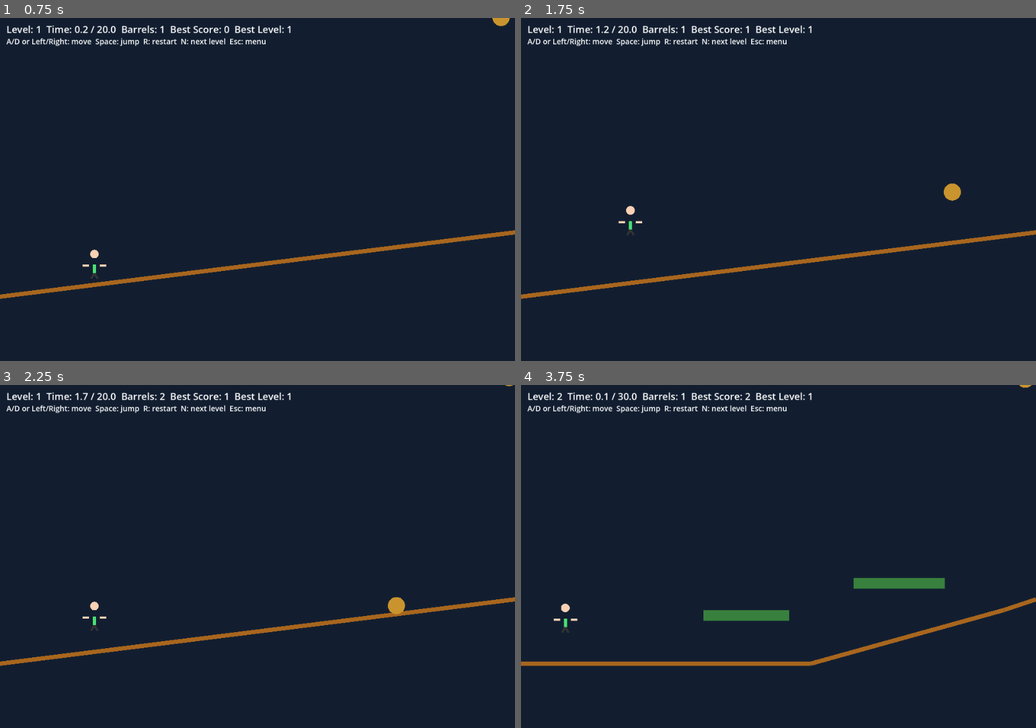
Above: before the commit, frames 1-4 (two rows, left to right).
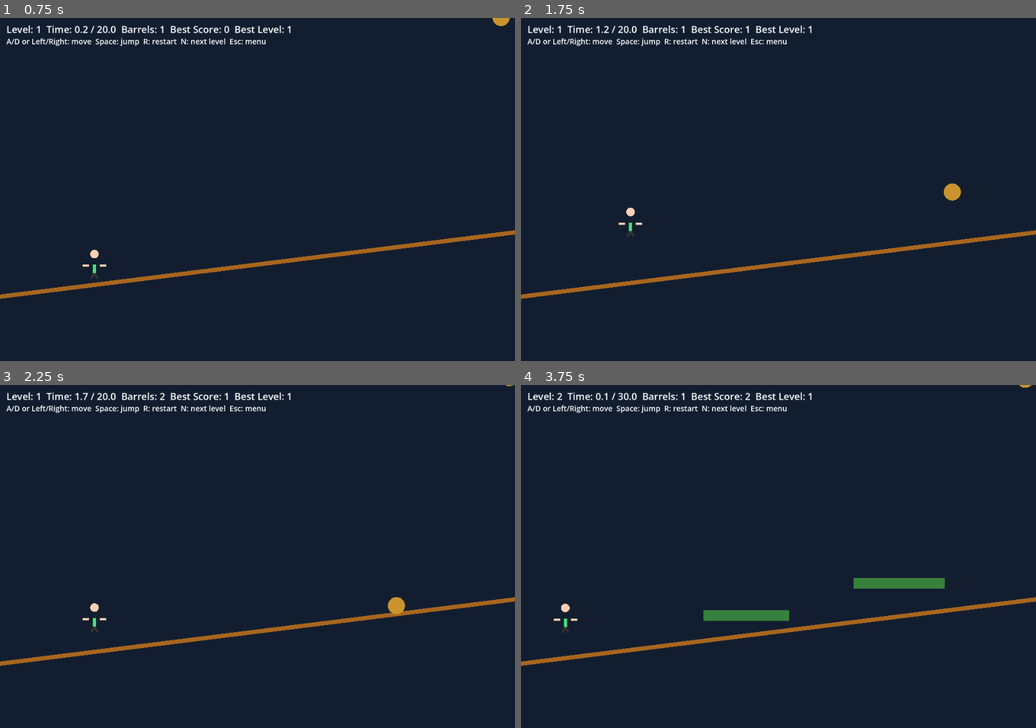
Above: after the commit, the same moments.

Repository: Satutronico/godot_002_Physics
Game: Godot game, scene res://scenes/Menu.tscn
Same seed, same stepped clock (60 frames per second), same inputs: the game is played once before the commit and once after it.
Inputs:
- Up to frame 1 (0.75 s): tap Enter (ui_accept) at 0.5 s; hold D from 0.53 s (still down); hold Space from 0.53 s (still down)
- Up to frame 2 (1.75 s): tap Enter (ui_accept) at 0.77, 0.8, 1.07, 1.35, 1.52 s; release D at 1.28 s; release Space at 1.28 s; hold A from 1.28 s (still down); tap Space at 1.55 s
- Up to frame 3 (2.25 s): tap Enter (ui_accept) at 1.82 s; release A at 2.03 s; hold D from 2.03 s (still down); hold Space from 2.03 s (still down)
- Up to frame 4 (3.75 s): tap Enter (ui_accept) at 2.3, 3.02, 3.32 s; release Space at 2.78 s; tap R at 2.85 s; tap Space at 3.05 s; release D at 3.53 s; hold A from 3.53 s (still down); hold Enter (ui_accept) from 3.53 s (still down); tap N at 3.6 s

Frame 1 is identical in both runs. In frame 2, less than 0.1% of the frame differs, in the area x 18-24%, y 54-64%; in frame 3, less than 0.1%; in frame 4, 2.7%, in the area x 0-100%, y 61-82%.
Error before the commit: Invalid access to property or key 'scancode' on a base object of type 'InputEventKey'. (res://scripts/Game.gd:306)

Commit message:
Bugfix player and barrels dynamics

Diff:
--- a/scripts/Game.gd
+++ b/scripts/Game.gd
@@ -70,16 +70,14 @@
             # Slope down from right to left, barrels roll left naturally
             ground_segments.append({"from": Vector2(960, 400), "to": Vector2(0, 520)})
         2:
-            # Multiple slopes with platforms
-            ground_segments.append({"from": Vector2(0, 520), "to": Vector2(540, 520)})
-            ground_segments.append({"from": Vector2(540, 520), "to": Vector2(900, 420)})
-            ground_segments.append({"from": Vector2(900, 420), "to": Vector2(960, 400)})
+            # Sloped ground from right to left for barrels to roll left across screen
+            ground_segments.append({"from": Vector2(960, 400), "to": Vector2(0, 520)})
             fixed_platforms.append({"pos": Vector2(340, 420), "size": Vector2(160, 20)})
             fixed_platforms.append({"pos": Vector2(620, 360), "size": Vector2(170, 20)})
         3:
-            # Slopes with moving platforms
+            # Slopes with moving platforms, slope from right to left for barrels
             ground_segments.append({"from": Vector2(0, 520), "to": Vector2(500, 520)})
-            ground_segments.append({"from": Vector2(500, 520), "to": Vector2(880, 420)})
+            ground_segments.append({"from": Vector2(880, 420), "to": Vector2(500, 520)})
             ground_segments.append({"from": Vector2(880, 420), "to": Vector2(960, 400)})
             moving_platforms.append({"pos": Vector2(320, 380), "size": Vector2(140, 16), "dir": Vector2(0, 1), "range": Vector2(340, 460), "speed": 100.0})
             moving_platforms.append({"pos": Vector2(620, 300), "size": Vector2(170, 16), "dir": Vector2(1, 0), "range": Vector2(520, 760), "speed": 130.0})
@@ -119,8 +117,20 @@
     if Input.is_key_pressed(KEY_D) or Input.is_key_pressed(KEY_RIGHT):
         input_x += 1.0
 
-    # Direct movement from input (no lerp smoothing for kinematic-only)
-    player.pos.x += input_x * MOVE_SPEED * delta
+    # Movement along ground direction when on ground
+    if player.on_ground:
+        var floor = _floor_info_at_x(player.pos.x)
+        if floor and abs(floor.angle) > 0.01:
+            # On sloped ground, move along slope
+            var slope_dir = Vector2(cos(floor.angle), sin(floor.angle)).normalized()
+            var move_dir = slope_dir if cos(floor.angle) > 0 else -slope_dir
+            player.pos += move_dir * input_x * MOVE_SPEED * delta
+        else:
+            # On flat ground or platform, move horizontally
+            player.pos.x += input_x * MOVE_SPEED * delta
+    else:
+        # In air, move horizontally
+        player.pos.x += input_x * MOVE_SPEED * delta
 
     # Jump logic: only jump when on ground
     if Input.is_key_pressed(KEY_SPACE) and player.on_ground:
@@ -196,6 +206,19 @@
                 # Reduced friction damping for easier rolling
                 barrel.vel *= 0.994
 
+        # Platform collision for barrels
+        for platform in fixed_platforms + moving_platforms:
+            var platform_top = platform.pos.y
+            var barrel_bottom = barrel.pos.y + BARREL_RADIUS
+            var barrel_left = barrel.pos.x - BARREL_RADIUS
+            var barrel_right = barrel.pos.x + BARREL_RADIUS
+            if barrel_right > platform.pos.x and barrel_left < platform.pos.x + platform.size.x and barrel_bottom >= platform_top and barrel.pos.y < platform_top and barrel.vel.y >= 0:
+                barrel.pos.y = platform_top - BARREL_RADIUS
+                barrel.vel.y = 0
+                # Apply friction for rolling on platform
+                barrel.vel *= 0.995
+                break  # Only collide with one platform
+
         if barrel.pos.y > 780 or barrel.pos.x < -40 or barrel.pos.x > 1000:
             barrel.dead = true
 
@@ -302,6 +325,3 @@
             _reset_level(min(3, level + 1))
         elif event.keycode == KEY_ESCAPE:
             get_tree().change_scene_to_file("res://scenes/Menu.tscn")
-
-        elif event.scancode == KEY_ESCAPE:
-            get_tree().change_scene_to_file("res://scenes/Menu.tscn")
